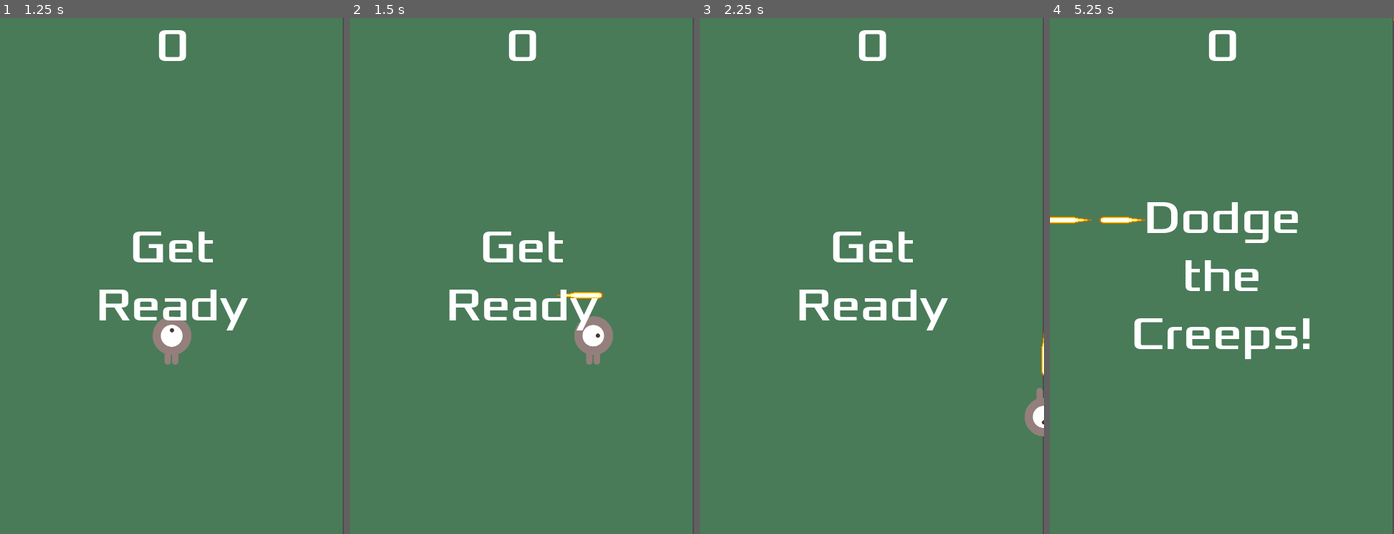
Above: before the commit, frames 1-4 (left to right).
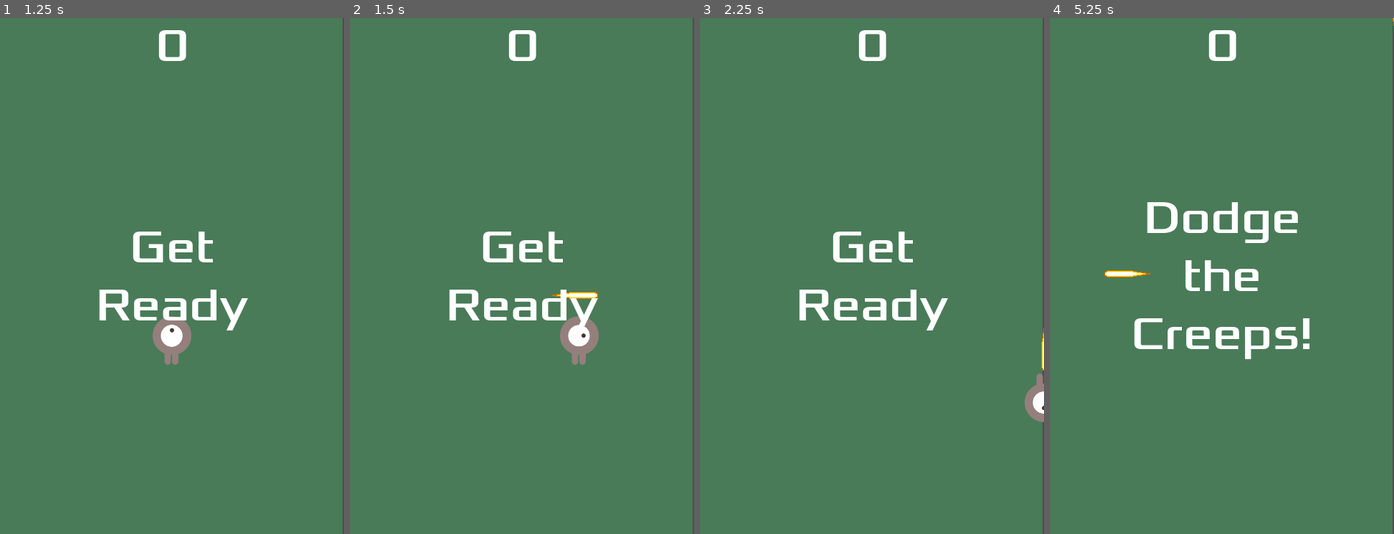
Above: after the commit, the same moments.

Repository: wesmacintyre/test
Game: Godot game, scene res://main.tscn
Same seed, same stepped clock (60 frames per second), same inputs: the game is played once before the commit and once after it. The project has no main scene, so this scene is started directly.
Inputs:
- Up to frame 1 (1.25 s): click "Start" at 0.5 s
- Up to frame 2 (1.5 s): tap Enter at 1.25 s; hold D (move_right) from 1.28 s (still down); tap Space (shoot) at 1.35 s
- Up to frame 3 (2.25 s): release D (move_right) at 2.03 s; hold S (move_down) from 2.03 s (still down); tap Space (shoot) at 2.1 s
- Up to frame 4 (5.25 s): release S (move_down) at 2.78 s; hold D (move_right) 2.78-3.53 s; tap Space (shoot) at 2.85, 3.5, 3.6, 4.35, 5.1 s; hold W (move_up) 3.53-4.28 s; tap Enter at 4.25 s; hold A (move_left) from 4.28 s (still down)

Frame 1 is identical in both runs. In frame 2, 1.0% of the frame differs, in the area x 58-77%, y 53-68%; in frame 3, 0.5%; in frame 4, 0.4%.

Commit message:
reverted player speed change

Diff:
--- a/new-game-project/player.gd
+++ b/new-game-project/player.gd
@@ -1,6 +1,6 @@
 extends Area2D
 signal hit
-@export var speed = 500 # how fast the player moves, which is pixels/sec
+@export var speed = 400 # how fast the player moves, which is pixels/sec
 @export var Bullet : PackedScene
 
 var screen_size  # size of the game window
